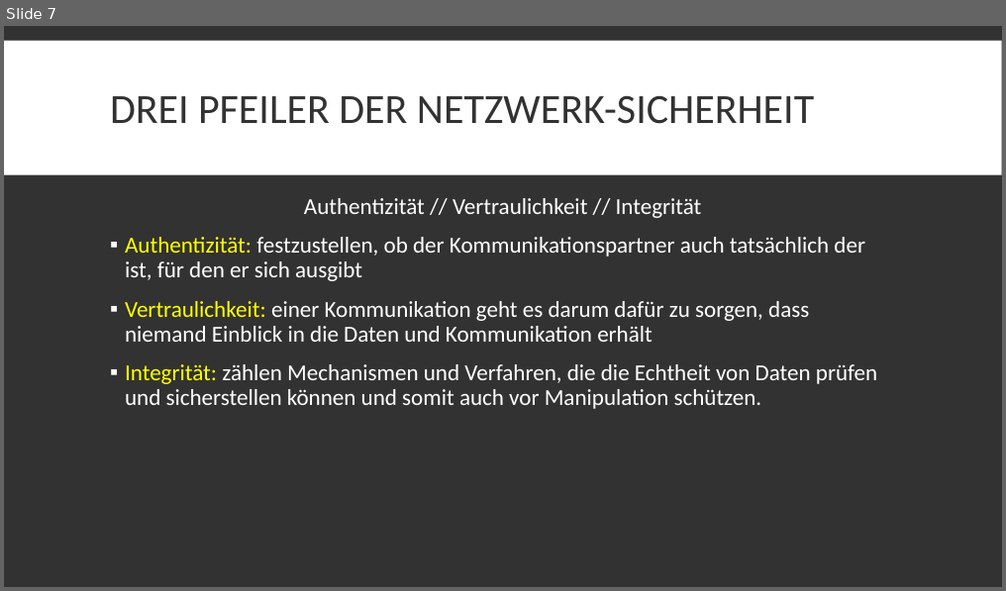
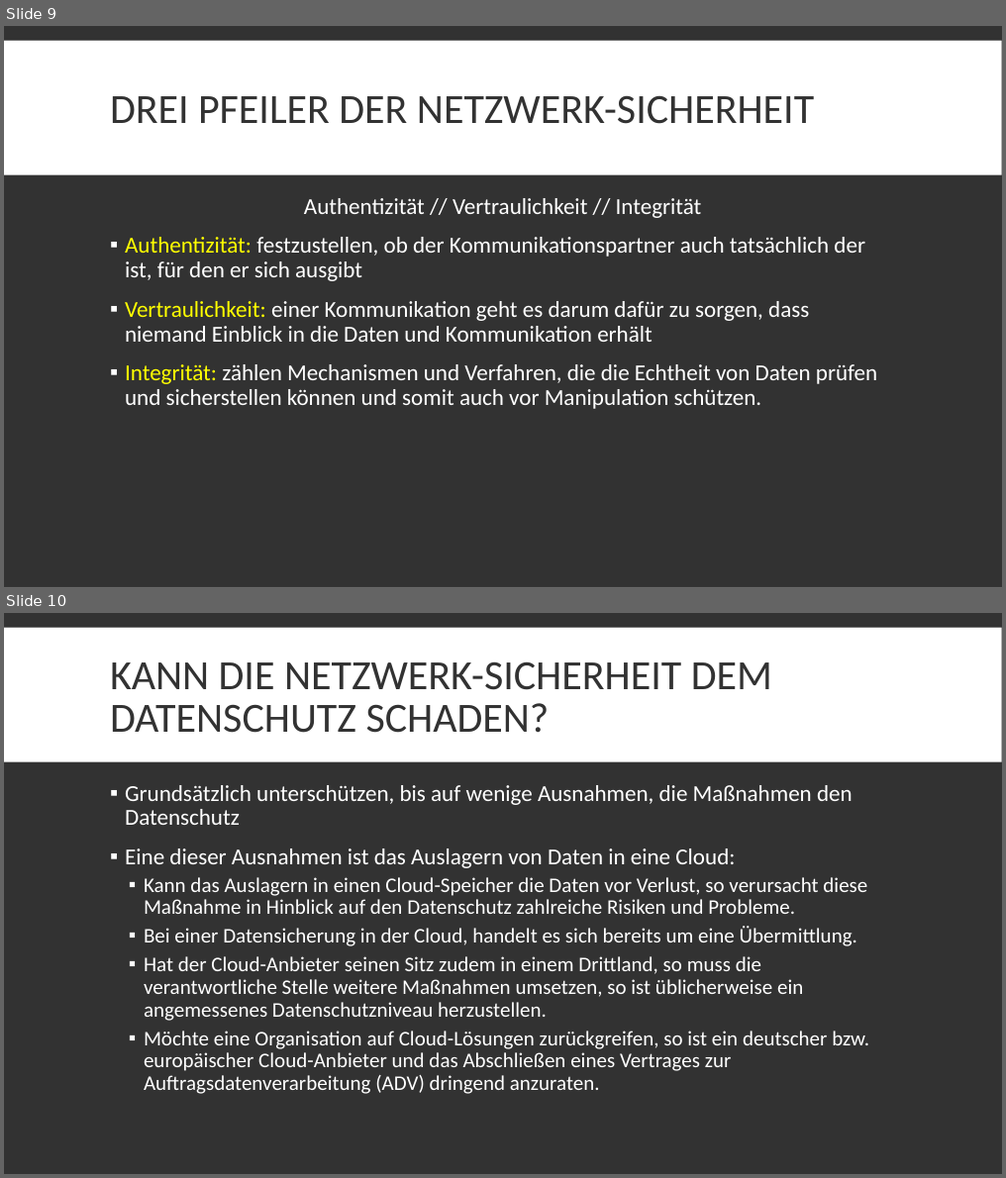
Before and after one commit to DerM0narch/TA_ITECH, a slide deck: Datenschutz_Netzwerksicherheit.pptx. Shown one above the other, each under a label of ours: slide 7 before the commit, slides 9 and 10 after it. The pictures are 1006x591 and 1006x1178 pixels, drawn with LibreOffice and Linux fonts; fonts in the diff are those of the drawing. Boxes give left, top, right and bottom in pixels: in the first picture for what was removed or moved away, otherwise in the second. Text is boxed around its words. In the diff, an @@ line names an element or a change of style, - is before the commit and + after.

```diff
--- a/Datenschutz_Netzwerksicherheit.pptx
+++ b/Datenschutz_Netzwerksicherheit.pptx
@@ slide 10 added at <box>4,613,1002,1174</box>, background #323232; not listed: 1 template element that a slide beside it also shows @@
@@ title added at <box>110,662,772,733</box>, 40 pt, text #323232 @@
+KANN DIE NETZWERK-SICHERHEIT DEM DATENSCHUTZ SCHADEN?
@@ text added at <box>125,785,869,1094</box>, 20 pt, text #FFFFFF @@
+▪ Grundsätzlich unterschützen, bis auf wenige Ausnahmen, die Maßnahmen den Datenschutz
+▪ Eine dieser Ausnahmen ist das Auslagern von Daten in eine Cloud:
+  ▪ Kann das Auslagern in einen Cloud-Speicher die Daten vor Verlust, so verursacht diese Maßnahme in Hinblick auf den Datenschutz zahlreiche Risiken und Probleme.
+  ▪ Bei einer Datensicherung in der Cloud, handelt es sich bereits um eine Übermittlung.
+  ▪ Hat der Cloud-Anbieter seinen Sitz zudem in einem Drittland, so muss die verantwortliche Stelle weitere Maßnahmen umsetzen, so ist üblicherweise ein angemessenes Datenschutzniveau herzustellen.
+  ▪ Möchte eine Organisation auf Cloud-Lösungen zurückgreifen, so ist ein deutscher bzw. europäischer Cloud-Anbieter und das Abschließen eines Vertrages zur Auftragsdatenverarbeitung (ADV) dringend anzuraten.
@@ what was slide 7 is now slide 9 @@
```
Also in this commit, not shown: 3 slides changed, 6 other slides added, 1 other file.
